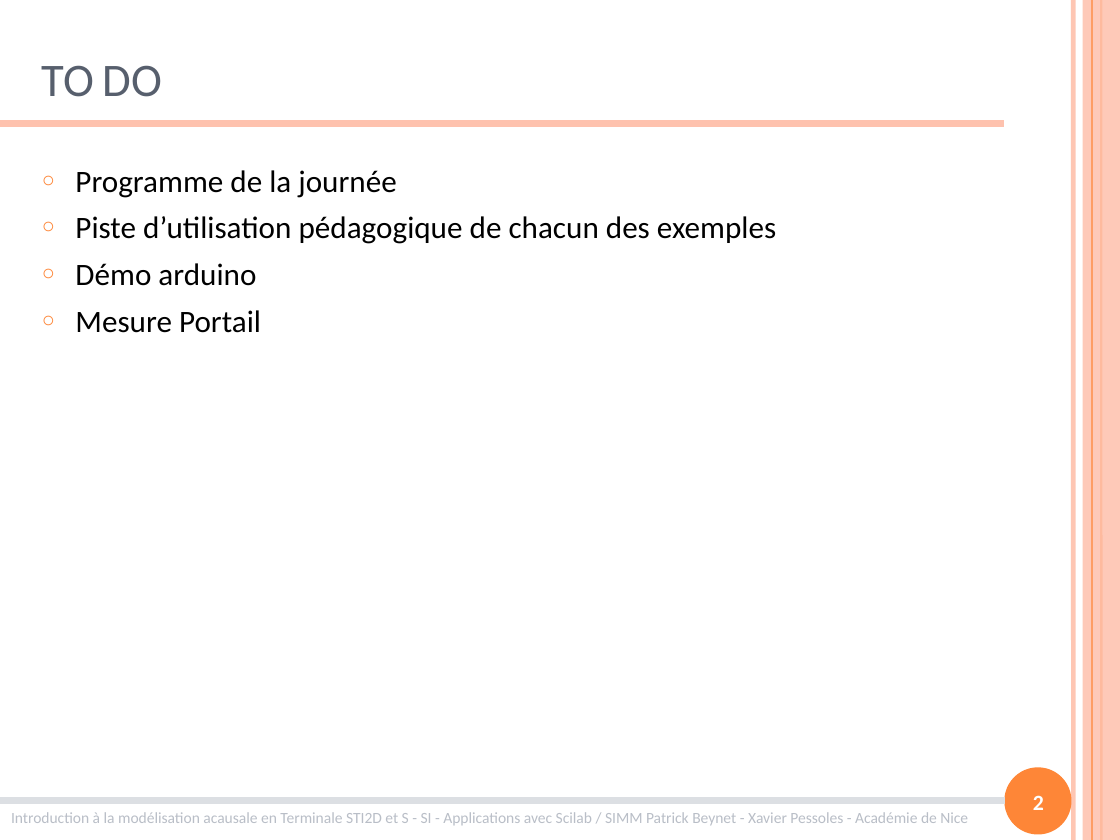
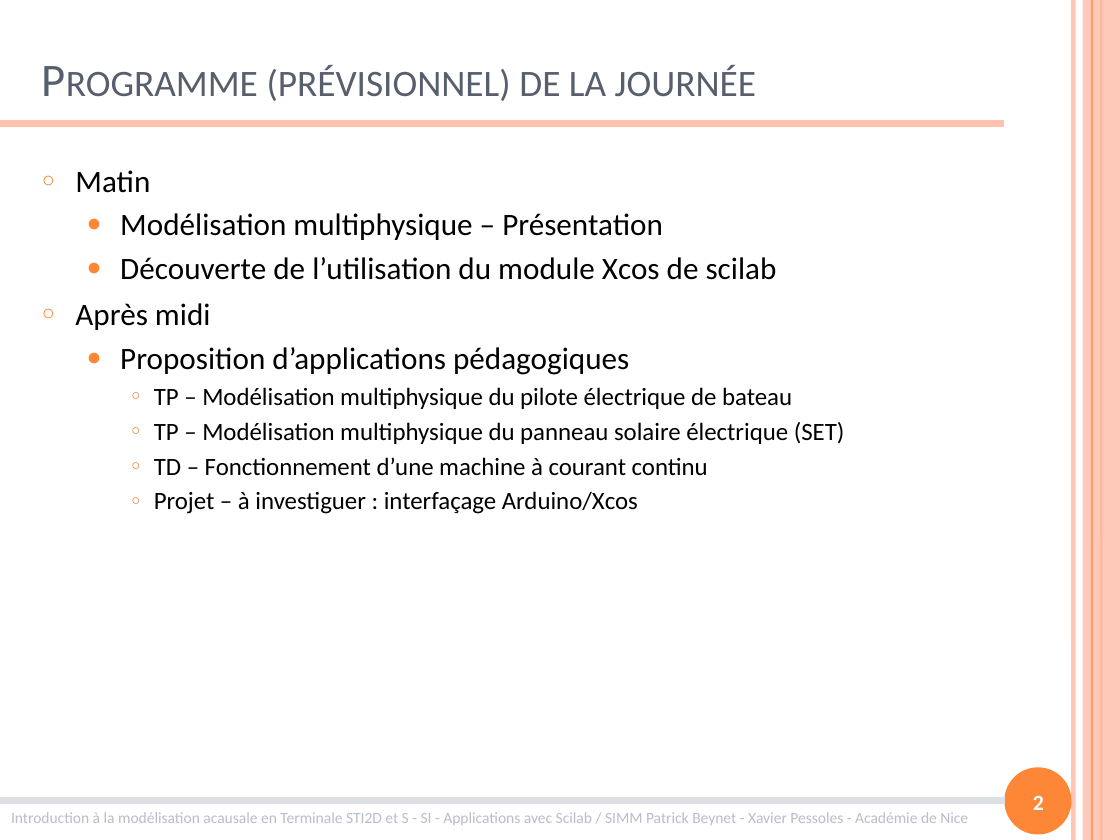
Before and after one commit to xpessoles/Formations, a slide deck: slide 2 of ModelisationMultiphysique/ModelisationMultiphysique.pptx. Drawn at 1120x840 pixels with LibreOffice and Linux fonts; fonts in the diff are those of the drawing. Boxes give left, top, right and bottom in pixels: in the first picture for what was removed or moved away, otherwise in the second. Text is boxed around its words. In the diff, an @@ line names an element or a change of style, - is before the commit and + after.

```diff
--- a/ModelisationMultiphysique/ModelisationMultiphysique.pptx
+++ b/ModelisationMultiphysique/ModelisationMultiphysique.pptx
@@ title at (267,65,756,101): text changed @@
-TO DO
+Programme (prévisionnel) de la journée
@@ text at (75,170,845,514): text changed; size 20 to 16 pt @@
-○ Programme de la journée
-○ Piste d’utilisation pédagogique de chacun des exemples
-○ Démo arduino
-○ Mesure Portail
+○ Matin
+  ● Modélisation multiphysique – Présentation
+  ● Découverte de l’utilisation du module Xcos de scilab
+○ Après midi
+  ● Proposition d’applications pédagogiques
+    ○ TP – Modélisation multiphysique du pilote électrique de bateau
+    ○ TP – Modélisation multiphysique du panneau solaire électrique (SET)
+    ○ TD – Fonctionnement d’une machine à courant continu
+    ○ Projet – à investiguer : interfaçage Arduino/Xcos
```
Also in this commit, not shown: 4 other slides changed, 1 slide added, 5 slides removed, 5 other files.
